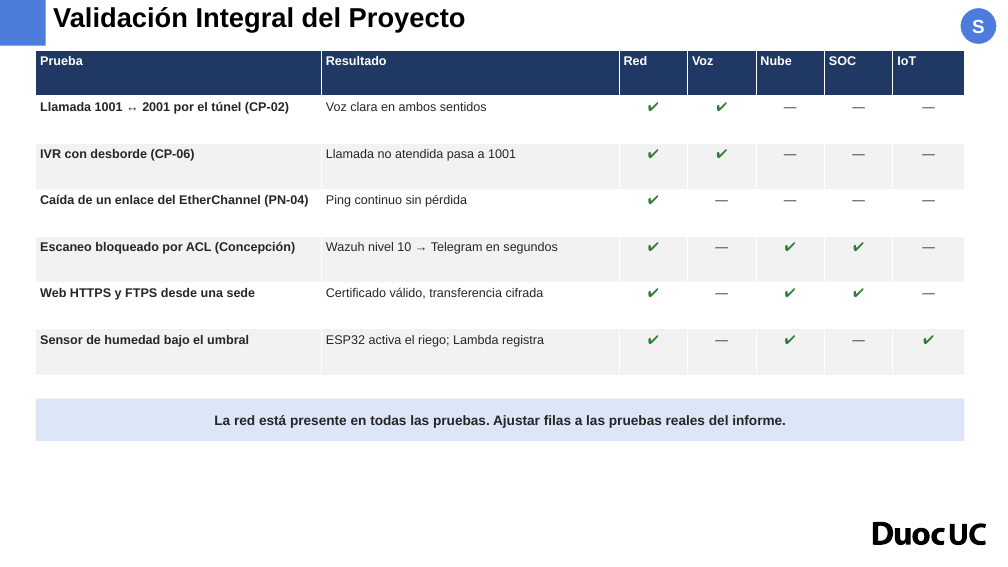
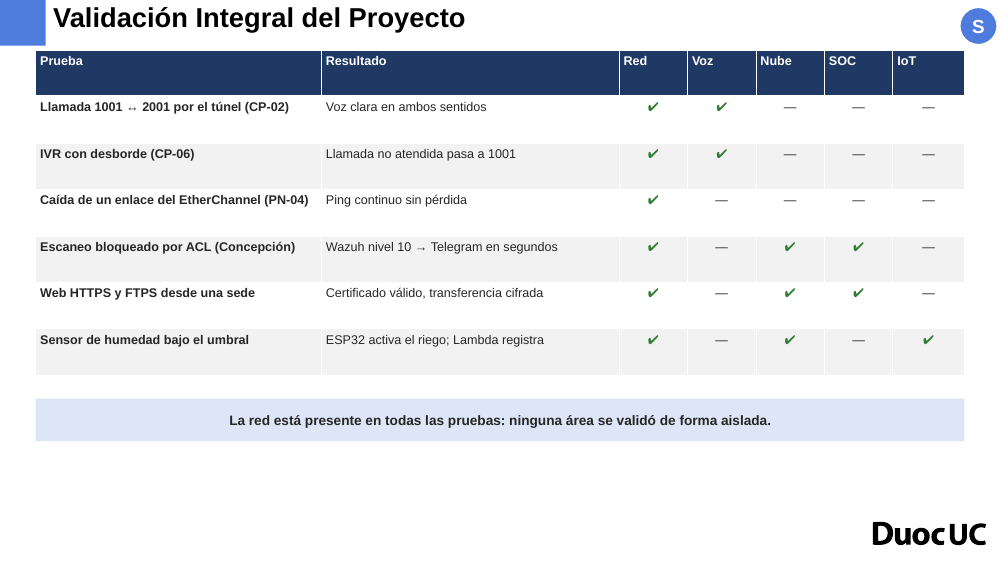
Before and after one commit to erickfranciscobasulto-bit/Proyecto-de-titulo, a slide deck: slide 23 of entrega/Presentacion_Final_Agroprodel_ULTRA_INSTINTO.pptx. Drawn at 1008x567 pixels with LibreOffice and Linux fonts; fonts in the diff are those of the drawing; background and template pictures are left out. Boxes give left, top, right and bottom in pixels: in the first picture for what was removed or moved away, otherwise in the second. Text is boxed around its words. In the diff, an @@ line names an element or a change of style, - is before the commit and + after.

```diff
--- a/entrega/Presentacion_Final_Agroprodel_ULTRA_INSTINTO.pptx
+++ b/entrega/Presentacion_Final_Agroprodel_ULTRA_INSTINTO.pptx
@@ text in rectangle at (x1=229, y1=415, x2=771, y2=428): text changed @@
-La red está presente en todas las pruebas. Ajustar filas a las pruebas reales del informe.
+La red está presente en todas las pruebas: ninguna área se validó de forma aislada.
```
